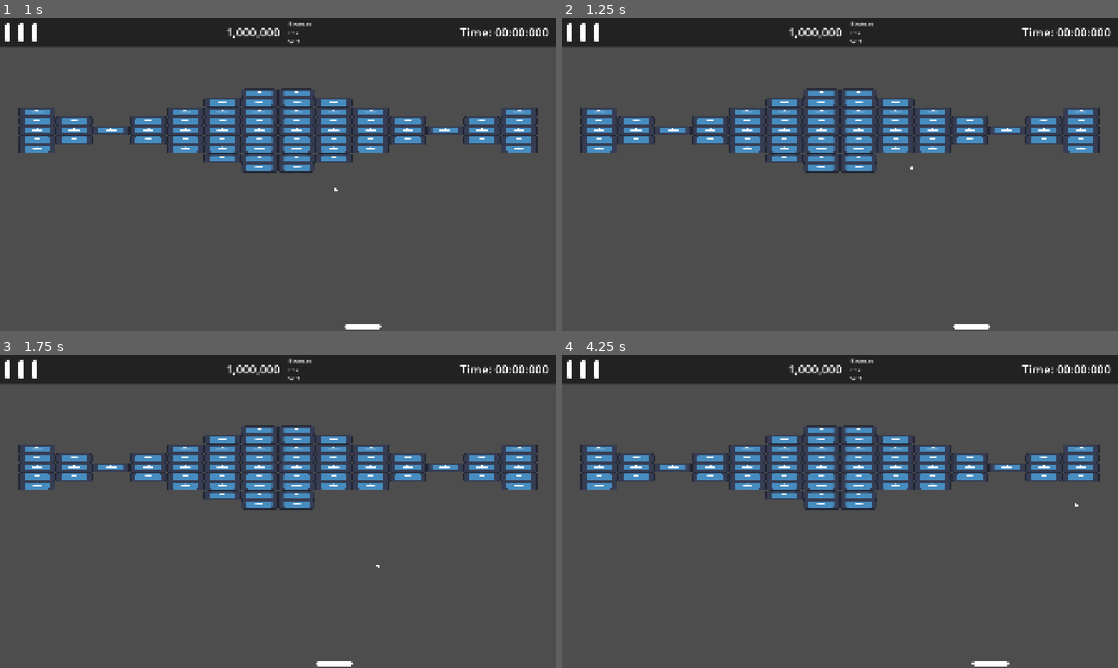
Above: before the commit, frames 1-4 (two rows, left to right).
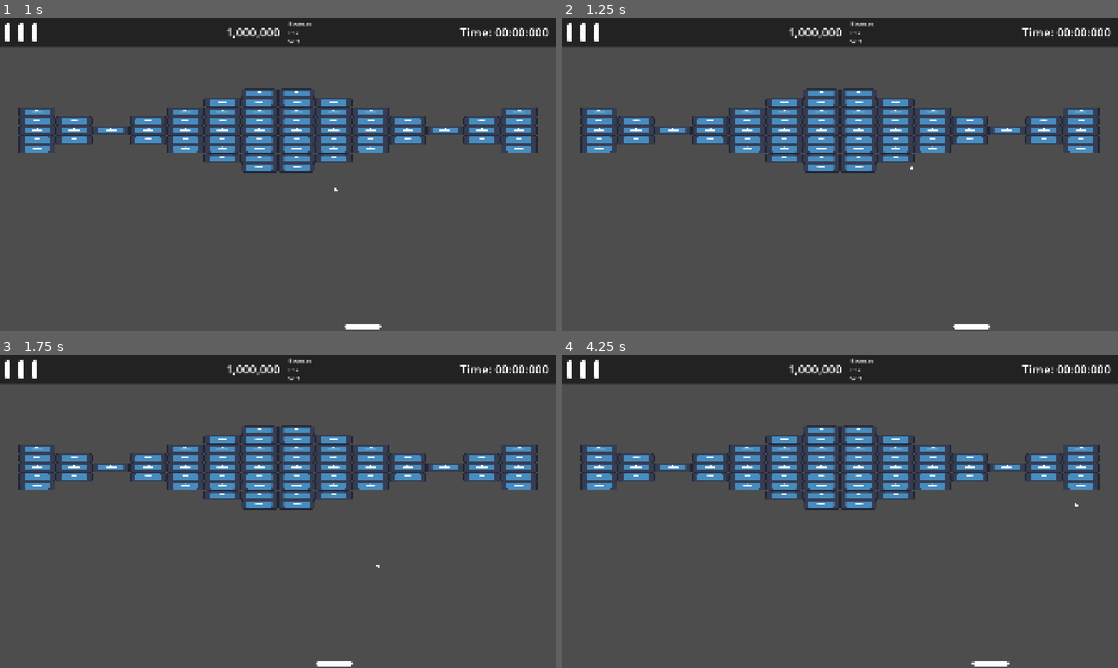
Above: after the commit, the same moments.

Repository: Fox-Alpha/BrickBreaker-MiniGame
Game: Godot game, scene res://scenes/game/main_game.tscn
Two runs of this game, one before a commit and one after it. Both use one fixed random seed, a clock stepped at 60 frames per second and the inputs below. The engine's default icon, where the game draws it, is replaced by a stand-in: a white triangle on a blue panel in a dark square.
Inputs:
- Up to frame 1 (1 s): tap Enter at 0.5 s; hold D (p1_right) from 0.53 s (still down)
- Up to frame 2 (1.25 s): keep holding D (p1_right)
- Up to frame 3 (1.75 s): release D (p1_right) at 1.28 s; hold A (p1_left) from 1.28 s (still down)
- Up to frame 4 (4.25 s): release A (p1_left) at 2.03 s; hold D (p1_right) 2.03-3.53 s; hold A (p1_left) from 3.53 s (still down)

Frame 1 is identical in both runs. In frame 2, 0.1% of the frame differs, in the area x 56-64%, y 43-47%; in frame 3, 0.1%; in frame 4, 0.2%, in the area x 56-97%, y 40-47%.
Error after the commit: Parse Error: Could not find type "Brick_Base" in the current scope. (res://scenes/brick/brick_claude_ai.gd:9)

Commit message:
Add: Ball Variante mit Claude AI unterstüzuung

Diff:
--- a/scenes/brick/brick.tscn
+++ b/scenes/brick/brick.tscn
@@ -1,7 +1,11 @@
 [gd_scene format=3 uid="uid://yd8n5nfsdnou"]
 
 [ext_resource type="Texture2D" uid="uid://x3g24qa4himj" path="res://icon.svg" id="1_hspfx"]
-[ext_resource type="Script" uid="uid://ccfwuskfbs7ic" path="res://scenes/brick/brick.gd" id="1_k3dtg"]
+[ext_resource type="Script" uid="uid://p1ojsgwbtqne" path="res://scenes/brick/brick_claude_ai.gd" id="1_k3dtg"]
+
+[sub_resource type="PhysicsMaterial" id="PhysicsMaterial_k3dtg"]
+friction = 0.0
+bounce = 1.0
 
 [sub_resource type="RectangleShape2D" id="RectangleShape2D_k3dtg"]
 size = Vector2(126.66666, 116.66671)
@@ -9,16 +13,20 @@
 [node name="Brick" type="StaticBody2D" unique_id=1447131663]
 scale = Vector2(1, 0.25)
 collision_layer = 2
+physics_material_override = SubResource("PhysicsMaterial_k3dtg")
 script = ExtResource("1_k3dtg")
+brick_color = Color(0.06607771, 0.43273363, 0.55292314, 1)
 
 [node name="Sprite2D" type="Sprite2D" parent="." unique_id=1112187752]
 texture = ExtResource("1_hspfx")
 
 [node name="BrickCollisionShape2D" type="CollisionShape2D" parent="." unique_id=1764176601]
+visible = false
 scale = Vector2(0.95, 0.95)
 shape = SubResource("RectangleShape2D_k3dtg")
 
 [node name="BrickArea" type="Area2D" parent="." unique_id=752763394]
+visible = false
 collision_layer = 2
 
 [node name="BrickareaCollisionShape2D" type="CollisionShape2D" parent="BrickArea" unique_id=219660066]
@@ -28,4 +36,5 @@
 debug_color = Color(0.6069139, 0.53630733, 0.19852418, 0.41960785)
 
 [connection signal="tree_entered" from="." to="." method="_on_tree_entered"]
+[connection signal="body_entered" from="BrickArea" to="." method="_on_brick_area_body_entered"]
 [connection signal="body_shape_entered" from="BrickArea" to="." method="_on_brick_area_body_shape_entered"]
--- /dev/null
+++ b/scenes/brick/brick_claude_ai.gd
@@ -0,0 +1,103 @@
+class_name Brick extends StaticBody2D
+
+signal brick_destroyed(brick, points)
+
+@export var hit_points: int = 1  # Anzahl Treffer bis Zerstörung
+@export var points: int = 10  # Punkte beim Zerstören
+@export var brick_color: Color = Color.RED
+
+@export var brick_type: Brick_Base
+
+# Visuelle Feedback-Farben für verschiedene Lebenspunkte
+@export var colors_by_health: Array[Color] = [
+	Color.DARK_RED,     # 1 HP
+	Color.ORANGE,       # 2 HP
+	Color.YELLOW,       # 3 HP
+	Color.GREEN,        # 4 HP
+	Color.NAVY_BLUE     # 4+ HP
+]
+
+var current_hit_points: int
+
+func _ready():
+	current_hit_points = hit_points
+	#_update_visual()
+
+	# PhysicsMaterial für perfekte Reflexion
+	var physics_material = PhysicsMaterial.new()
+	physics_material.bounce = 1.0
+	physics_material.friction = 0.0
+	physics_material_override = physics_material
+
+
+func _on_tree_entered() -> void:
+	name = "Brick_" +str(get_instance_id())
+	add_to_group("Brick", true)
+	pass # Replace with function body.
+
+
+func _on_brick_area_body_entered(body: Node2D) -> void:
+	if body.name == "Ball" or body.is_in_group("ball"):
+		_take_damage()
+
+
+func _take_damage():
+	current_hit_points -= 1
+
+	if current_hit_points <= 0:
+		_destroy()
+	else:
+		#_update_visual()
+		await _play_hit_effect()
+
+
+func _destroy():
+	brick_destroyed.emit(self, points)
+	print("Brick %s / points %s" % [name, points])
+	await _play_destroy_effect()
+	queue_free()
+
+
+func _update_visual():
+	var sprite = $Sprite2D if has_node("Sprite2D") else null
+	var color_rect = $ColorRect if has_node("ColorRect") else null
+
+	var color = _get_color_for_health()
+
+	if sprite:
+		sprite.self_modulate = color
+	elif color_rect:
+		color_rect.color = color
+
+
+func _get_color_for_health() -> Color:
+	if current_hit_points <= 0:
+		return Color.BLACK
+	elif current_hit_points <= colors_by_health.size():
+		return colors_by_health[current_hit_points - 1]
+	else:
+		return colors_by_health[-1]  # Letzte Farbe für hohe HP
+
+
+func _play_hit_effect():
+	# Kurzes Blinken
+	var tween = create_tween()
+	tween.tween_property(self, "self_modulate", Color.WHITE, 0.6)
+	tween.tween_property(self, "self_modulate", Color(1, 1, 1, 1), 0.6)
+	await tween.finished
+	return true
+
+
+func _play_destroy_effect():
+	# Partikeleffekt oder Animation beim Zerstören
+	var tween = create_tween().set_ease(Tween.EASE_IN).set_trans(Tween.TRANS_CUBIC).set_parallel(true)
+	tween.tween_property(self, "scale", Vector2(1.25,1.5), 0.5).from_current()
+	tween.tween_property(self, "scale", Vector2.ZERO, 1.5).from_current()
+	tween.tween_property(self, "modulate:a", 0.0, 0.5)
+	await tween.finished
+
+	return true
+
+
+func _on_tweening() -> void :
+	print("OnTweening()")
Not shown, added: scenes/brick/brick_claude_ai.gd.uid
